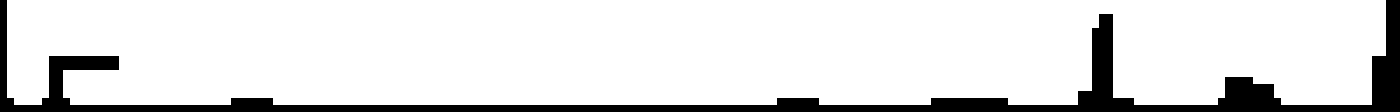
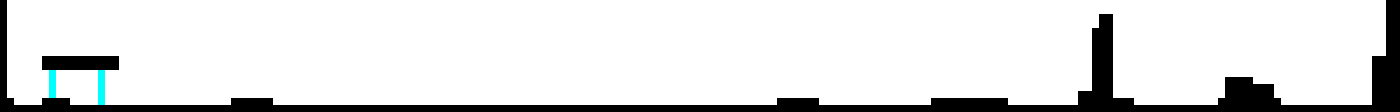
The second 1400px x 112px image is a revision of the first. Changes to its layers:
painted on "Layer 1" over (42, 56, 105, 105)
